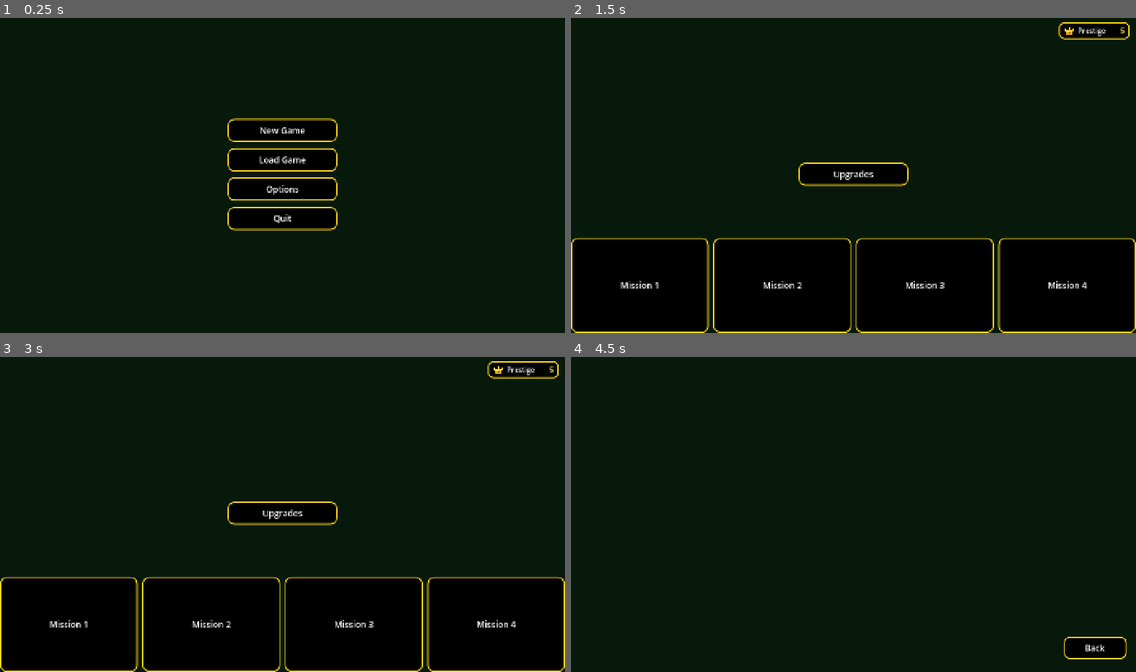
Above: before the commit, frames 1-4 (two rows, left to right).
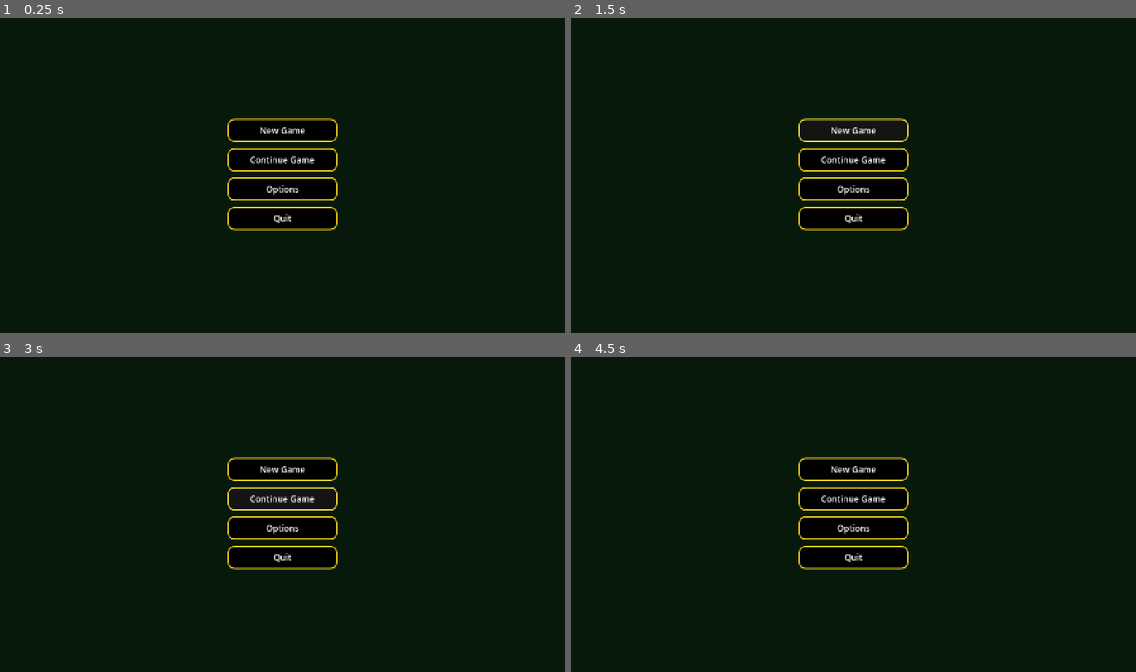
Above: after the commit, the same moments.

Repository: SorenKronborg/CasinoSlots
Game: Godot game, scene res://features/menu/main_menu.tscn
Two runs of this game, one before a commit and one after it. Both use one fixed random seed, a clock stepped at 60 frames per second and the inputs below.
Inputs (mouse positions are in pixels of both pictures, inside the frame that each line leads up to):
- Up to frame 1 (0.25 s): no input
- Up to frame 2 (1.5 s): click (853, 159) at 0.5 s, where only the run before the commit has a clickable "Load Game"; click "New Game" at 1.25 s
- Up to frame 3 (3 s): click (282, 470) at 2 s, where only the run after the commit has a clickable "New Game"; click (282, 498) at 2.75 s, where only the run after the commit has a clickable "Continue Game"
- Up to frame 4 (4.5 s): click (853, 498) at 3.5 s, where only the run after the commit has a clickable "Continue Game"; click (853, 514) at 4.25 s, where only the run before the commit has a clickable "Upgrades"

The runs differ from the first frame. In frame 1, 0.2% of the frame differs, in the area x 44-56%, y 43-47%; in frame 2, 34%; in frame 3, 35%, in the area x 0-100%, y 1-100%; in frame 4, 6.4%.
Error after the commit: Parse Error: Cannot infer the type of "err" variable because the value doesn't have a set type. (res://features/menu/main_menu.gd:21)

Commit message:
added save and load functionallity

Diff:
--- a/features/game_idle/idle_game_scene.gd
+++ b/features/game_idle/idle_game_scene.gd
@@ -4,13 +4,12 @@
 @export var level_scene: PackedScene
 @export var mission_1_definition: LevelDefinition
 @export var mission_2_definition: LevelDefinition
-
-var resources: Dictionary = {
-	"prestige": 5,
-}
+@export_file("*.tscn") var main_menu_scene_path: String
 
 
 func _ready() -> void:
+	%SaveGame.text = tr("Save Game")
+	%QuitGame.text = tr("Quit Game")
 	%Upgrades.text = tr("Upgrades")
 	%Mission1.text = tr("Mission 1")
 	%Mission2.text = tr("Mission 2")
@@ -21,7 +20,17 @@
 
 func _refresh_resource_info() -> void:
 	%PrestigeLabel.text = tr("Prestige")
-	%PrestigeValue.text = str(resources["prestige"])
+	%PrestigeValue.text = str(GameState.resources["prestige"])
+
+
+func _on_save_game_pressed() -> void:
+	var err := GameState.save_game()
+	if err != OK:
+		push_error("Failed to save game: %s" % error_string(err))
+
+
+func _on_quit_game_pressed() -> void:
+	get_tree().change_scene_to_file(main_menu_scene_path)
 
 
 func _on_upgrades_pressed() -> void:
--- a/features/game_idle/idle_game_scene.tscn
+++ b/features/game_idle/idle_game_scene.tscn
@@ -94,6 +94,7 @@
 level_scene = ExtResource("4_level")
 mission_1_definition = ExtResource("5_level1")
 mission_2_definition = ExtResource("6_level2")
+main_menu_scene_path = "res://features/menu/main_menu.tscn"
 
 [node name="Background" type="ColorRect" parent="."]
 layout_mode = 1
@@ -104,6 +105,29 @@
 grow_vertical = 2
 mouse_filter = 2
 color = Color(0.03, 0.1, 0.04, 1)
+
+[node name="TopLeftButtons" type="VBoxContainer" parent="."]
+layout_mode = 1
+offset_left = 16
+offset_top = 16
+offset_right = 200
+offset_bottom = 140
+theme = SubResource("Theme_buttons")
+theme_override_constants/separation = 12
+
+[node name="SaveGame" type="Button" parent="TopLeftButtons"]
+unique_name_in_owner = true
+custom_minimum_size = Vector2(160, 56)
+layout_mode = 2
+auto_translate_mode = 2
+text = "Save Game"
+
+[node name="QuitGame" type="Button" parent="TopLeftButtons"]
+unique_name_in_owner = true
+custom_minimum_size = Vector2(160, 56)
+layout_mode = 2
+auto_translate_mode = 2
+text = "Quit Game"
 
 [node name="ResourceInfo" type="PanelContainer" parent="."]
 layout_mode = 1
@@ -210,6 +234,8 @@
 auto_translate_mode = 2
 text = "Mission 4"
 
+[connection signal="pressed" from="TopLeftButtons/SaveGame" to="." method="_on_save_game_pressed"]
+[connection signal="pressed" from="TopLeftButtons/QuitGame" to="." method="_on_quit_game_pressed"]
 [connection signal="pressed" from="Center/Upgrades" to="." method="_on_upgrades_pressed"]
 [connection signal="pressed" from="Missions/Mission1" to="." method="_on_mission_1_pressed"]
 [connection signal="pressed" from="Missions/Mission2" to="." method="_on_mission_2_pressed"]
--- a/features/menu/main_menu.gd
+++ b/features/menu/main_menu.gd
@@ -6,12 +6,23 @@
 
 func _ready() -> void:
 	%NewGame.text = tr("New Game")
-	%LoadGame.text = tr("Load Game")
+	%ContinueGame.text = tr("Continue Game")
+	%ContinueGame.disabled = not GameState.has_save()
 	%Options.text = tr("Options")
 	%Quit.text = tr("Quit")
 
 
 func _on_new_game_pressed() -> void:
+	GameState.reset()
+	get_tree().change_scene_to_packed(idle_game_scene)
+
+
+func _on_continue_game_pressed() -> void:
+	var err := GameState.load_game()
+	if err != OK:
+		push_error("Failed to continue game: %s" % error_string(err))
+		%ContinueGame.disabled = not GameState.has_save()
+		return
 	get_tree().change_scene_to_packed(idle_game_scene)
 
 
--- a/features/menu/main_menu.tscn
+++ b/features/menu/main_menu.tscn
@@ -106,12 +106,12 @@
 layout_mode = 2
 text = "New Game"
 
-[node name="LoadGame" type="Button" parent="Center/Buttons" unique_id=1809411293]
+[node name="ContinueGame" type="Button" parent="Center/Buttons" unique_id=1809411293]
 unique_name_in_owner = true
 auto_translate_mode = 2
 custom_minimum_size = Vector2(280, 56)
 layout_mode = 2
-text = "Load Game"
+text = "Continue Game"
 
 [node name="Options" type="Button" parent="Center/Buttons" unique_id=1262435495]
 unique_name_in_owner = true
@@ -128,5 +128,6 @@
 text = "Quit"
 
 [connection signal="pressed" from="Center/Buttons/NewGame" to="." method="_on_new_game_pressed"]
+[connection signal="pressed" from="Center/Buttons/ContinueGame" to="." method="_on_continue_game_pressed"]
 [connection signal="pressed" from="Center/Buttons/Options" to="." method="_on_options_pressed"]
 [connection signal="pressed" from="Center/Buttons/Quit" to="." method="_on_quit_pressed"]
--- a/localization/strings.csv
+++ b/localization/strings.csv
@@ -1,8 +1,10 @@
 keys,en,fr,de
 New Game,New Game,Nouvelle partie,Neues Spiel
-Load Game,Load Game,Charger une partie,Spiel laden
+Continue Game,Continue Game,Continuer,Spiel fortsetzen
+Save Game,Save Game,Sauvegarder,Spiel speichern
 Options,Options,Options,Optionen
 Quit,Quit,Quitter,Beenden
+Quit Game,Quit Game,Quitter la partie,Spiel beenden
 English,English,Anglais,Englisch
 French,French,Français,Französisch
 German,German,Allemand,Deutsch
--- a/project.godot
+++ b/project.godot
@@ -14,6 +14,10 @@
 run/main_scene="res://features/menu/main_menu.tscn"
 config/features=PackedStringArray("4.6", "Forward Plus")
 config/icon="res://icon.svg"
+
+[autoload]
+
+GameState="*res://features/save/game_state.gd"
 
 [display]
 
Binary file changed: localization/strings.de.translation
Binary file changed: localization/strings.en.translation
Binary file changed: localization/strings.fr.translation
